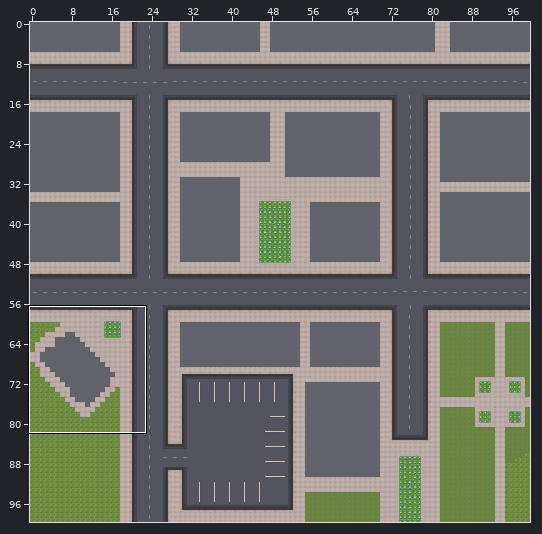
Two versions of a level (Tiled map, Rektel/levels/lev1.tmx). The picture above shows the old version from afar; the outline marks the close-up.
Close-up. First the earlier version:
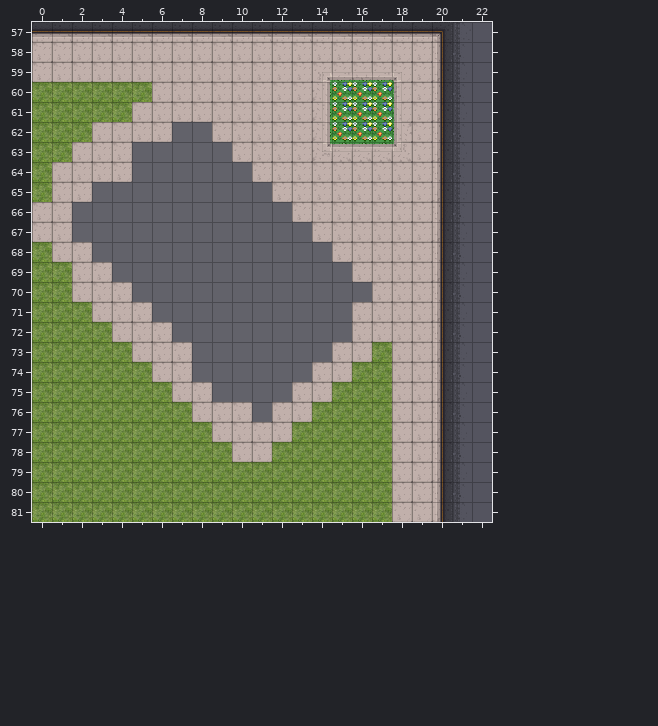
Cells are 32x32 px. Shown: x 0..22, y 57..81. The commit also changed other parts of the map, which this record leaves out.
Now the later version:
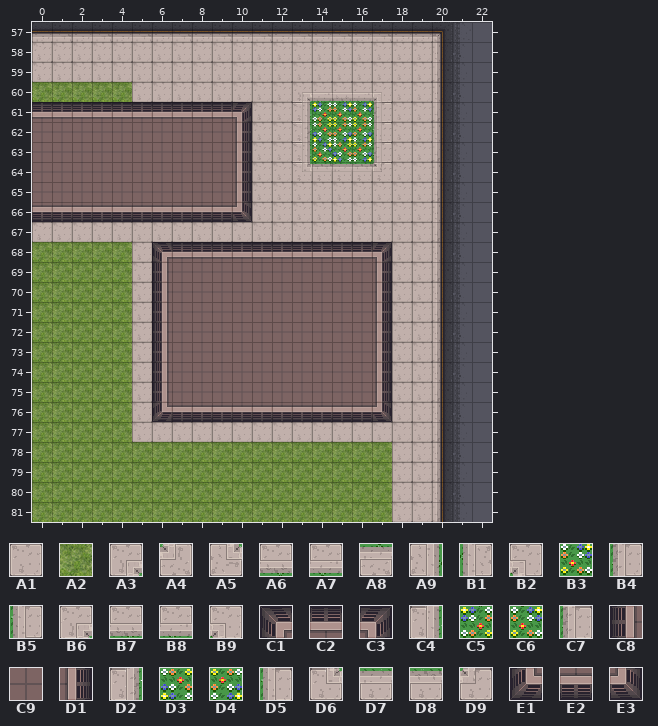
Key: from "spriteSheet": A1 38, A2 66, A3 84, A4 84 turned 180, A5 84 turned 270, A6 85, A7 86, A8 86 turned 180, A9 86 turned 270, B1 86 turned 90, B2 87, B3 100, B4 101, B5 115; from "spriteSheet2": B6 176, B7 177, B8 178, B9 179, C1 180, C2 181, C3 184, C4 192, C5 193, C6 194, C7 195, C8 196, C9 197, D1 200, D2 208, D3 209, D4 210, D5 211, D6 224, D7 225, D8 226, D9 227, E1 228, E2 229, E3 232.
__ is an empty cell.
The exact change:
Layer "roadsSidewalks":
y 59: x 14..18 A3 A7 A6 A7 B2 -> A1 A1 A1 A1 A1
y 60: x 5 A2 -> A1; x 13..18 A1 A9 B3 B3 B3 B4 -> B6 B8 B7 B8 B9 A1
y 61: x 0..10 A2 A2 A2 A2 A2 A1 A1 A1 A1 A1 A1 -> C2 C2 C2 C2 C2 C2 C2 C2 C2 C2 C3; x 13..18 A1 A9 B3 B3 B3 B5 -> C4 C5 C6 C6 C7 A1
y 62: x 0..10 A2 A2 A2 A1 A1 A1 A1 __ __ A1 A1 -> C9 C9 C9 C9 C9 C9 C9 C9 C9 C9 D1; x 13..18 A1 A9 B3 B3 B3 B1 -> D2 D3 D4 D4 D5 A1
y 63: x 0..10 A2 A2 A1 A1 A1 __ __ __ __ __ A1 -> C9 C9 C9 C9 C9 C9 C9 C9 C9 C9 D1; x 13..18 A1 A5 A8 A8 A8 A4 -> C4 C6 D3 D4 C7 A1
y 64: x 0..10 A2 A1 A1 A1 A1 __ __ __ __ __ __ -> C9 C9 C9 C9 C9 C9 C9 C9 C9 C9 D1; x 13..17 A1 A1 A1 A1 A1 -> D6 D8 D7 D8 D9
y 65: x 0..11 A2 A1 A1 __ __ __ __ __ __ __ __ __ -> C9 C9 C9 C9 C9 C9 C9 C9 C9 C9 D1 A1
y 66: x 0..12 A1 A1 __ __ __ __ __ __ __ __ __ __ __ -> E2 E2 E2 E2 E2 E2 E2 E2 E2 E2 E3 A1 A1
y 67: x 2..13 __ __ __ __ __ __ __ __ __ __ __ __ -> A1 A1 A1 A1 A1 A1 A1 A1 A1 A1 A1 A1
y 68: x 1..17 A1 A1 __ __ __ __ __ __ __ __ __ __ __ __ A1 A1 A1 -> A2 A2 A2 A2 A1 C1 C2 C2 C2 C2 C2 C2 C2 C2 C2 C2 C3
y 69: x 2..17 A1 A1 __ __ __ __ __ __ __ __ __ __ __ __ A1 A1 -> A2 A2 A2 A1 C8 C9 C9 C9 C9 C9 C9 C9 C9 C9 C9 D1
y 70: x 2..17 A1 A1 A1 __ __ __ __ __ __ __ __ __ __ __ __ A1 -> A2 A2 A2 A1 C8 C9 C9 C9 C9 C9 C9 C9 C9 C9 C9 D1
y 71: x 3..4 A1 A1 -> A2 A2; x 6..17 __ __ __ __ __ __ __ __ __ __ A1 A1 -> C8 C9 C9 C9 C9 C9 C9 C9 C9 C9 C9 D1
y 72: x 4 A1 -> A2; x 6..17 A1 __ __ __ __ __ __ __ __ __ A1 A1 -> C8 C9 C9 C9 C9 C9 C9 C9 C9 C9 C9 D1
y 73: x 6..17 A1 A1 __ __ __ __ __ __ __ A1 A1 A2 -> C8 C9 C9 C9 C9 C9 C9 C9 C9 C9 C9 D1
y 74: x 5..17 A2 A1 A1 __ __ __ __ __ __ A1 A1 A2 A2 -> A1 C8 C9 C9 C9 C9 C9 C9 C9 C9 C9 C9 D1
y 75: x 5..17 A2 A2 A1 A1 __ __ __ __ A1 A1 A2 A2 A2 -> A1 C8 C9 C9 C9 C9 C9 C9 C9 C9 C9 C9 D1
y 76: x 5..17 A2 A2 A2 A1 A1 A1 __ A1 A1 A2 A2 A2 A2 -> A1 E1 E2 E2 E2 E2 E2 E2 E2 E2 E2 E2 E3
y 77: x 5..8 A2 A2 A2 A2 -> A1 A1 A1 A1; x 13..17 A2 A2 A2 A2 A2 -> A1 A1 A1 A1 A1
y 78: x 10..11 A1 A1 -> A2 A2
